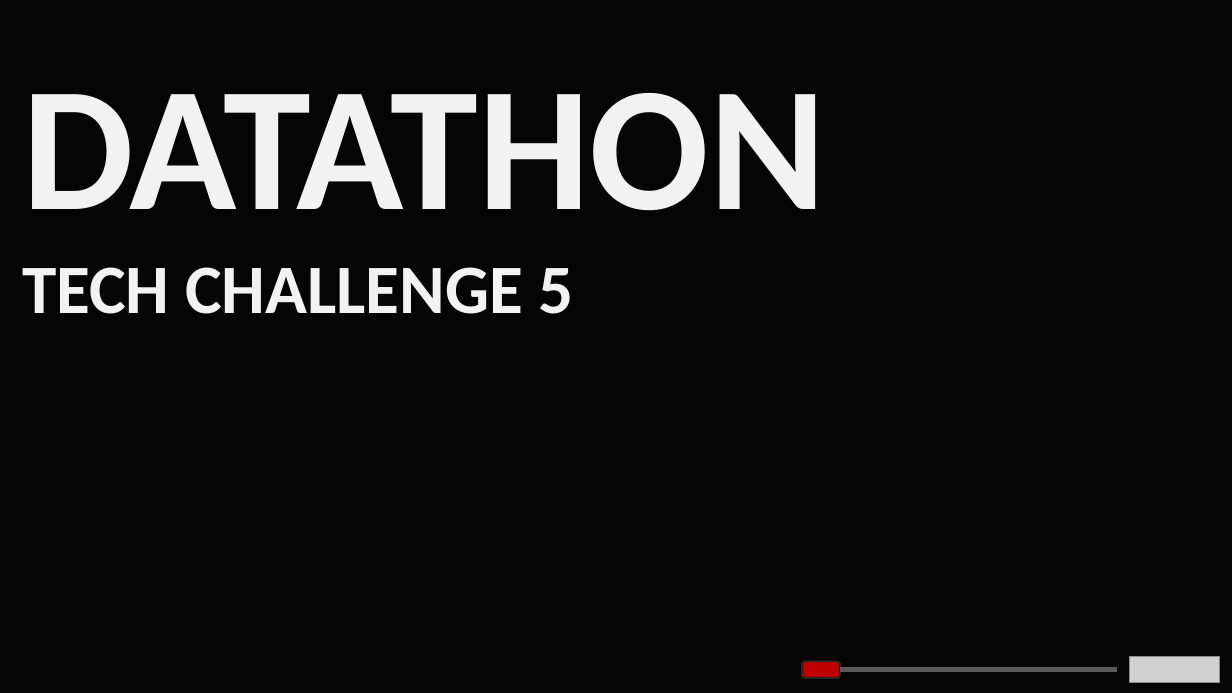
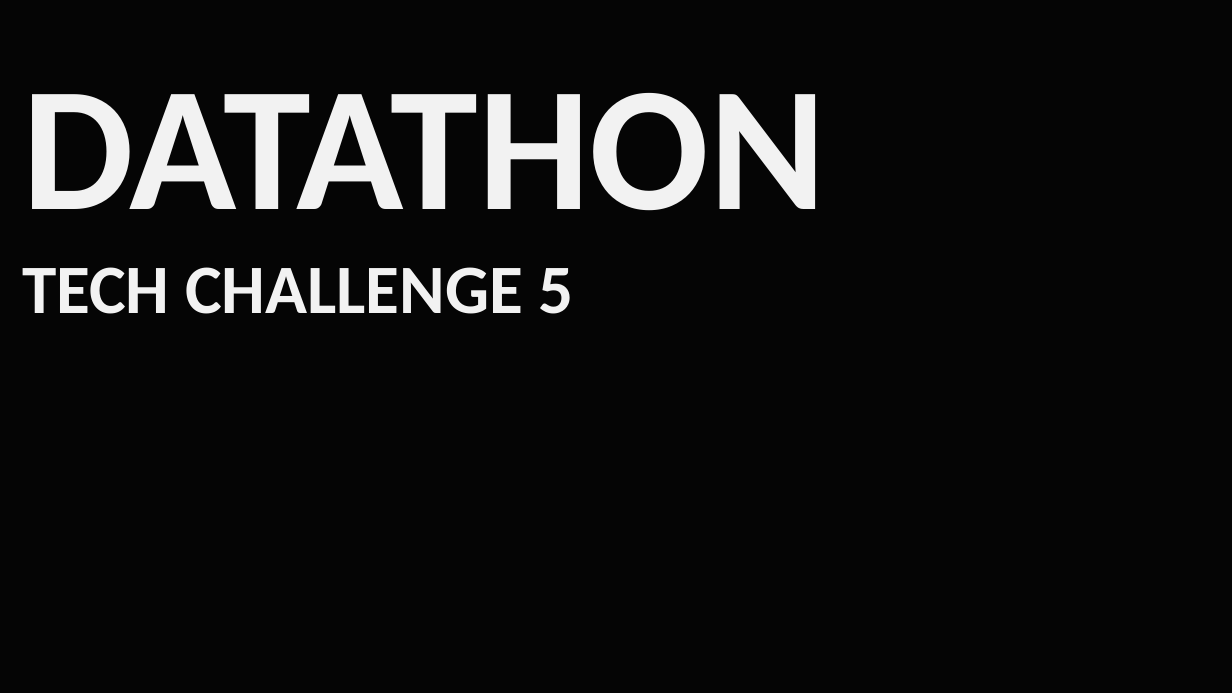
Before and after one commit to vbomura/tc5, a slide deck: slide 1 of Apresentacao/Apresentação_Datathon.pptx. Drawn at 1232x693 pixels with LibreOffice and Linux fonts; fonts in the diff are those of the drawing; grey boxes stand for pictures; background and template pictures are left out; a plain dark background stands for a picture behind light text. Boxes give left, top, right and bottom in pixels: in the first picture for what was removed or moved away, otherwise in the second. Text is boxed around its words. In the diff, an @@ line names an element or a change of style, - is before the commit and + after.

```diff
--- a/Apresentacao/Apresentação_Datathon.pptx
+++ b/Apresentacao/Apresentação_Datathon.pptx
@@ picture removed at box(1129, 657, 1219, 683) @@
@@ rounded rectangle removed at box(802, 662, 840, 678) @@
@@ line removed from (1117, 670) to (840, 670) @@
```
Also in this commit, not shown: 12 other slides changed, 1 slide added, 1 slide removed.
